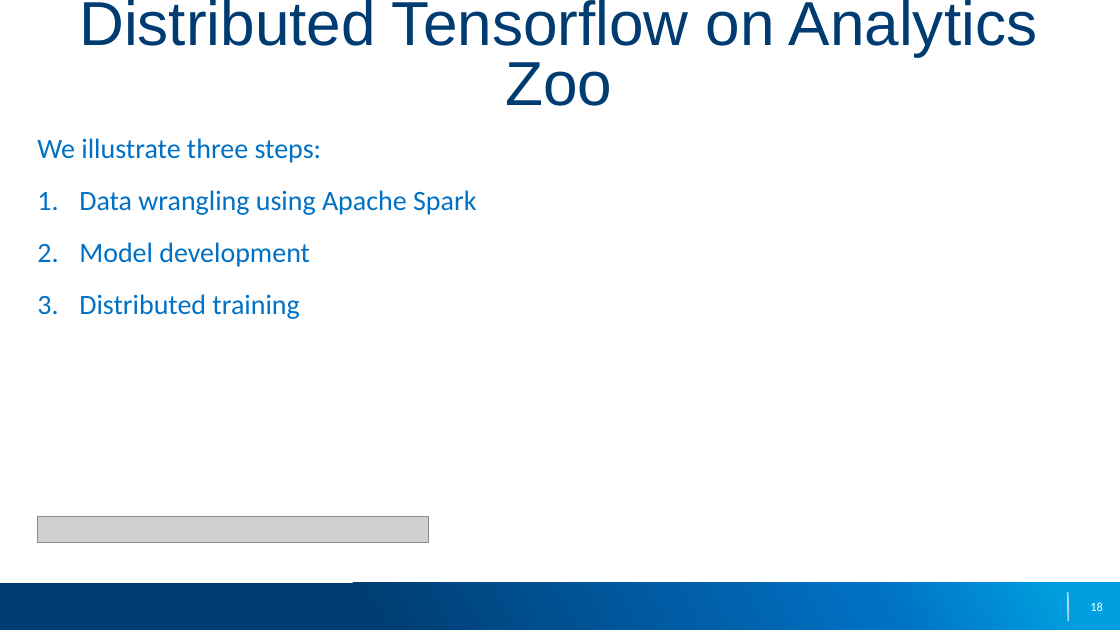
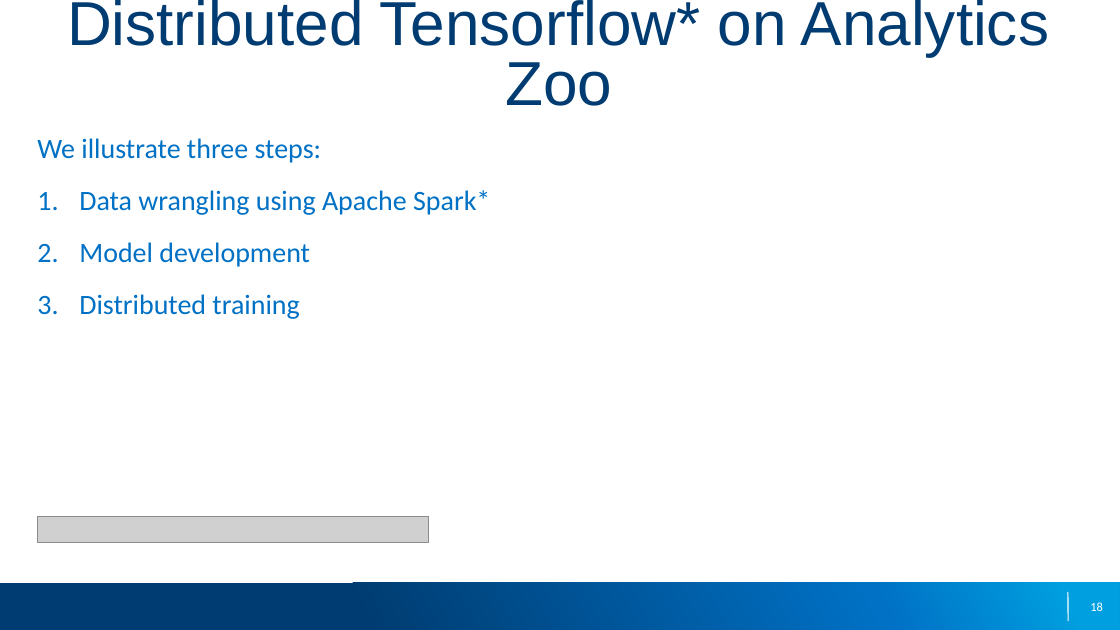
Before and after one commit to elephantscale/intel-analytics-zoo-tutorials, a slide deck: slide 18 of slides/1-Analytics-Zoo-Overview.pptx. Drawn at 1120x630 pixels with LibreOffice and Linux fonts; fonts in the diff are those of the drawing; grey boxes stand for pictures; background and template pictures are left out. Boxes give left, top, right and bottom in pixels: in the first picture for what was removed or moved away, otherwise in the second. Text is boxed around its words. In the diff, an @@ line names an element or a change of style, - is before the commit and + after.

```diff
--- a/slides/1-Analytics-Zoo-Overview.pptx
+++ b/slides/1-Analytics-Zoo-Overview.pptx
@@ title at <box>67,0,1049,106</box>: text changed @@
-Distributed Tensorflow on Analytics Zoo
+Distributed Tensorflow* on Analytics Zoo
@@ text at <box>79,190,490,215</box>: text changed @@
-1. Data wrangling using Apache Spark
+1. Data wrangling using Apache Spark*
```
Also in this commit, not shown: 13 other slides changed.
